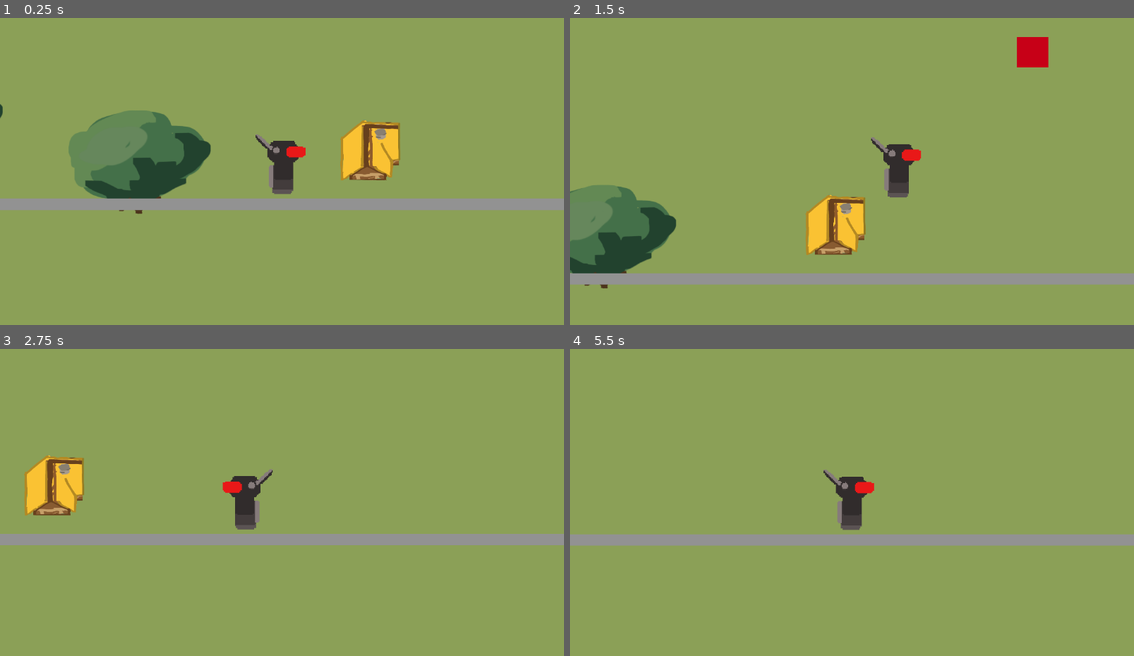
Above: before the commit, frames 1-4 (two rows, left to right).
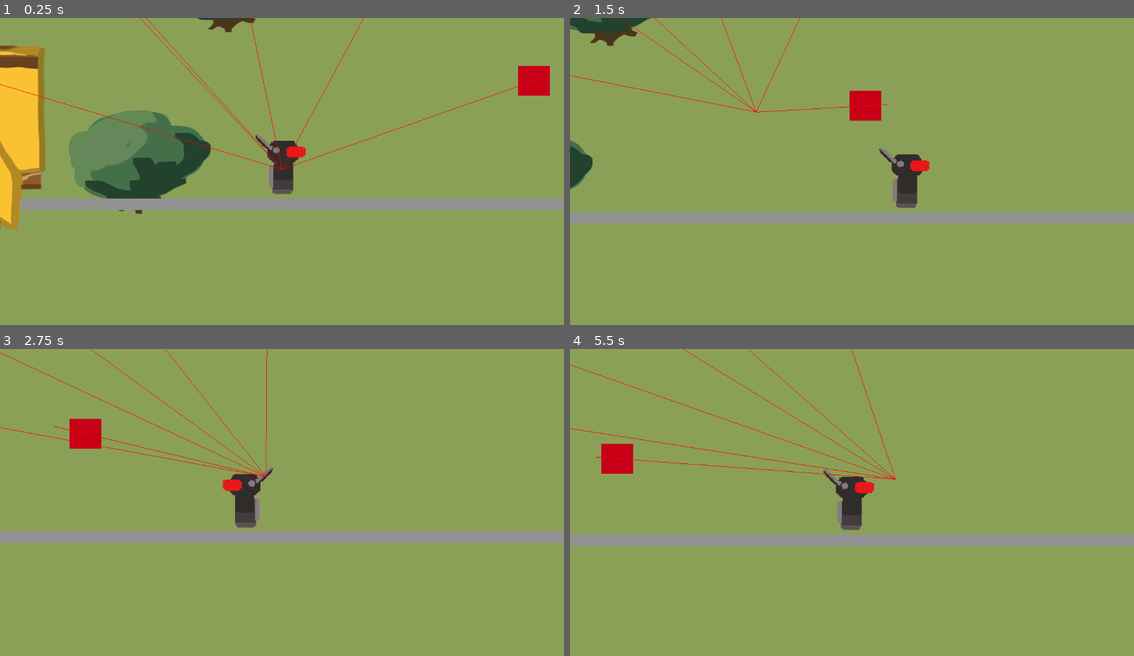
Above: after the commit, the same moments.

Repository: sophieTheProgrammer/queblejam
Game: Godot game, scene res://scenes/level_1.tscn
Two runs of this game, one before a commit and one after it. Both use one fixed random seed, a clock stepped at 60 frames per second and the inputs below. Before the commit the project starts from res://scenes/game.tscn.
Inputs:
- Up to frame 1 (0.25 s): no input
- Up to frame 2 (1.5 s): hold Right (Right) from 0.53 s (still down); tap Space (Jump) at 0.77 s
- Up to frame 3 (2.75 s): tap Space (Jump) at 1.52 s; release Right (Right) at 2.03 s; hold Left (Left) from 2.03 s (still down)
- Up to frame 4 (5.5 s): release Left (Left) at 2.78 s; hold Right (Right) 2.78-4.28 s; tap Space (Jump) at 3.02, 3.77, 4.52 s; hold Left (Left) 4.28-5.03 s; hold Right (Right) from 5.03 s (still down)

The runs differ from the first frame. In frame 1, 7.2% of the frame differs, in the area x 0-98%, y 0-69%; in frame 2, 16%, in the area x 0-100%, y 0-89%; in frame 3, 4.8%; in frame 4, 1.3%.

Commit message:
"level 1" done

Diff:
--- a/scenes/game.tscn
+++ /dev/null
@@ -1,66 +0,0 @@
-[gd_scene format=3 uid="uid://ygmskydwuf8"]
-
-[ext_resource type="PackedScene" uid="uid://fqnpaxidr784" path="res://scenes/player.tscn" id="1_80nbo"]
-[ext_resource type="PackedScene" uid="uid://bey60bmk2kegn" path="res://scenes/tree.tscn" id="1_e2o6t"]
-[ext_resource type="PackedScene" uid="uid://ciuakvp37r8bx" path="res://scenes/enemy.tscn" id="1_feb5d"]
-[ext_resource type="PackedScene" uid="uid://c8nmx000lemsv" path="res://scenes/portal.tscn" id="4_lbhrr"]
-[ext_resource type="Script" uid="uid://cxjff7owyceba" path="res://scripts/game_manager.gd" id="5_iywne"]
-[ext_resource type="PackedScene" uid="uid://cn2rabxmse2ls" path="res://scenes/house.tscn" id="6_p57ef"]
-
-[sub_resource type="WorldBoundaryShape2D" id="WorldBoundaryShape2D_80nbo"]
-
-[sub_resource type="NavigationPolygon" id="NavigationPolygon_feb5d"]
-vertices = PackedVector2Array(841.52344, -1471.8672, 1116.9609, 8.953125, -2663.4219, -5.953125, -2593.4297, -1237.1719, -940.27344, -1669.8516)
-polygons = Array[PackedInt32Array]([PackedInt32Array(0, 1, 2, 3, 4)])
-outlines = Array[PackedVector2Array]([PackedVector2Array(-2603, -1245, -2674, 4, 1129, 19, 850, -1481, -941, -1680)])
-
-[node name="game" type="Node2D" unique_id=200994837]
-
-[node name="enemy" parent="." unique_id=1635071808 node_paths=PackedStringArray("Goal") instance=ExtResource("1_feb5d")]
-position = Vector2(1115, -892)
-Goal = NodePath("../player")
-
-[node name="player" parent="." unique_id=575009404 instance=ExtResource("1_80nbo")]
-position = Vector2(-27, -123)
-
-[node name="tree" parent="." unique_id=1293499122 instance=ExtResource("1_e2o6t")]
-position = Vector2(-598, -151)
-
-[node name="tree2" parent="." unique_id=1956730079 instance=ExtResource("1_e2o6t")]
-position = Vector2(-2110, -690)
-
-[node name="tree3" parent="." unique_id=593895605 instance=ExtResource("1_e2o6t")]
-position = Vector2(-1431, -305)
-
-[node name="tree4" parent="." unique_id=1082649861 instance=ExtResource("1_e2o6t")]
-position = Vector2(-912, -1142)
-
-[node name="StaticBody2D" type="StaticBody2D" parent="." unique_id=743750651]
-
-[node name="CollisionShape2D" type="CollisionShape2D" parent="StaticBody2D" unique_id=260387551]
-shape = SubResource("WorldBoundaryShape2D_80nbo")
-
-[node name="ColorRect" type="ColorRect" parent="StaticBody2D" unique_id=860932114]
-offset_left = -2600.0
-offset_top = -6.0
-offset_right = 3763.0
-offset_bottom = 40.0
-color = Color(0.5709799, 0.5709799, 0.5709799, 1)
-
-[node name="portal" parent="." unique_id=452576932 instance=ExtResource("4_lbhrr")]
-position = Vector2(-795, -1782)
-
-[node name="game_manager" type="Node2D" parent="." unique_id=474106210]
-script = ExtResource("5_iywne")
-
-[node name="UntitledArtwork" type="Sprite2D" parent="." unique_id=944416996]
-position = Vector2(1921, -397)
-
-[node name="house" parent="." unique_id=273667713 instance=ExtResource("6_p57ef")]
-position = Vector2(329, -196)
-script = null
-
-[node name="NavigationRegion2D" type="NavigationRegion2D" parent="." unique_id=1527148839]
-navigation_polygon = SubResource("NavigationPolygon_feb5d")
-
-[connection signal="player_entered" from="portal" to="game_manager" method="_on_portal_player_entered"]
--- a/scenes/house.tscn
+++ b/scenes/house.tscn
@@ -1,17 +1,15 @@
 [gd_scene format=3 uid="uid://cn2rabxmse2ls"]
 
-[ext_resource type="Script" path="res://scripts/house.gd" id="1_d7po0"]
 [ext_resource type="Texture2D" uid="uid://cwhtqjs1hgygk" path="res://art/house.png" id="2_qtlar"]
-
-[sub_resource type="ConvexPolygonShape2D" id="ConvexPolygonShape2D_qtlar"]
-points = PackedVector2Array(541, -509, -141, -576, -535, -234, -526, 488, 489, 497)
 
 [node name="house" type="AnimatableBody2D" unique_id=273667713]
 scale = Vector2(0.22, 0.22)
-script = ExtResource("1_d7po0")
 
 [node name="Sprite2D" type="Sprite2D" parent="." unique_id=610835347]
+scale = Vector2(0.73250484, 0.73250484)
 texture = ExtResource("2_qtlar")
 
-[node name="CollisionShape2D" type="CollisionShape2D" parent="." unique_id=213612028]
-shape = SubResource("ConvexPolygonShape2D_qtlar")
+[node name="CollisionPolygon2D" type="CollisionPolygon2D" parent="." unique_id=761495194]
+position = Vector2(1.3436556, -9.403742)
+scale = Vector2(0.7044488, 0.7044492)
+polygon = PackedVector2Array(-127.27273, -572.7273, 540.90906, -504.54544, 509.0909, 481.81818, -527.2727, 509.0909, -531.8182, -259.0909)
--- /dev/null
+++ b/scenes/level_1.tscn
@@ -0,0 +1,124 @@
+[gd_scene format=3 uid="uid://ygmskydwuf8"]
+
+[ext_resource type="PackedScene" uid="uid://ciuakvp37r8bx" path="res://scenes/enemy.tscn" id="1_fcfvj"]
+[ext_resource type="PackedScene" uid="uid://fqnpaxidr784" path="res://scenes/player.tscn" id="2_pa8r4"]
+[ext_resource type="PackedScene" uid="uid://bey60bmk2kegn" path="res://scenes/tree.tscn" id="3_15mv3"]
+[ext_resource type="PackedScene" uid="uid://c8nmx000lemsv" path="res://scenes/portal.tscn" id="4_e3sih"]
+[ext_resource type="Script" path="res://scripts/game_manager.gd" id="5_2y5yt"]
+[ext_resource type="PackedScene" uid="uid://cn2rabxmse2ls" path="res://scenes/house.tscn" id="6_2os1m"]
+
+[sub_resource type="NavigationPolygon" id="NavigationPolygon_feb5d"]
+vertices = PackedVector2Array(2746.4688, -3140.1484, 2977.2422, 19.992188, -5042.9063, 17, -5014.039, -3472.6797, -2362.8516, -5278.6797)
+polygons = Array[PackedInt32Array]([PackedInt32Array(0, 1, 2, 3, 4)])
+outlines = Array[PackedVector2Array]([PackedVector2Array(-5024, -3478, -5053, 27, 2988, 30, 2756, -3147, -2364, -5290)])
+
+[sub_resource type="WorldBoundaryShape2D" id="WorldBoundaryShape2D_80nbo"]
+
+[node name="leve-1" type="Node2D" unique_id=200994837]
+
+[node name="NavigationRegion2D" type="NavigationRegion2D" parent="." unique_id=1527148839]
+navigation_polygon = SubResource("NavigationPolygon_feb5d")
+
+[node name="enemy" parent="." unique_id=1635071808 node_paths=PackedStringArray("Goal") instance=ExtResource("1_fcfvj")]
+position = Vector2(1018, -491)
+Goal = NodePath("../player")
+
+[node name="enemy2" parent="." unique_id=1707054168 node_paths=PackedStringArray("Goal") instance=ExtResource("1_fcfvj")]
+position = Vector2(-1590, -1787)
+Goal = NodePath("../player")
+
+[node name="enemy3" parent="." unique_id=260847523 node_paths=PackedStringArray("Goal") instance=ExtResource("1_fcfvj")]
+position = Vector2(-687, -3254)
+Goal = NodePath("../player")
+
+[node name="enemy4" parent="." unique_id=1602384937 node_paths=PackedStringArray("Goal") instance=ExtResource("1_fcfvj")]
+position = Vector2(1708, -3335)
+Goal = NodePath("../player")
+
+[node name="enemy5" parent="." unique_id=686659329 node_paths=PackedStringArray("Goal") instance=ExtResource("1_fcfvj")]
+position = Vector2(-3411, -3901)
+Goal = NodePath("../player")
+
+[node name="enemy6" parent="." unique_id=1714825732 node_paths=PackedStringArray("Goal") instance=ExtResource("1_fcfvj")]
+position = Vector2(-3565, -1191)
+Goal = NodePath("../player")
+
+[node name="player" parent="." unique_id=575009404 instance=ExtResource("2_pa8r4")]
+position = Vector2(-27, -123)
+
+[node name="tree" parent="." unique_id=1293499122 instance=ExtResource("3_15mv3")]
+position = Vector2(-598, -151)
+
+[node name="tree2" parent="." unique_id=1956730079 instance=ExtResource("3_15mv3")]
+position = Vector2(-2110, -690)
+
+[node name="tree3" parent="." unique_id=593895605 instance=ExtResource("3_15mv3")]
+position = Vector2(-240, -879)
+
+[node name="tree8" parent="." unique_id=1846803899 instance=ExtResource("3_15mv3")]
+position = Vector2(-2261, -1772)
+
+[node name="tree9" parent="." unique_id=738252183 instance=ExtResource("3_15mv3")]
+position = Vector2(-2349, -3311)
+
+[node name="tree6" parent="." unique_id=1383033411 instance=ExtResource("3_15mv3")]
+position = Vector2(-1461, -2337)
+
+[node name="tree6" parent="tree6" unique_id=1426032121 instance=ExtResource("3_15mv3")]
+position = Vector2(-1657, -487)
+
+[node name="tree7" parent="." unique_id=1177807440 instance=ExtResource("3_15mv3")]
+position = Vector2(-769, -1958)
+
+[node name="tree5" parent="." unique_id=1281635400 instance=ExtResource("3_15mv3")]
+position = Vector2(67, -2585)
+
+[node name="tree4" parent="." unique_id=1082649861 instance=ExtResource("3_15mv3")]
+position = Vector2(876, -2433)
+
+[node name="StaticBody2D" type="StaticBody2D" parent="." unique_id=743750651]
+
+[node name="CollisionShape2D" type="CollisionShape2D" parent="StaticBody2D" unique_id=260387551]
+shape = SubResource("WorldBoundaryShape2D_80nbo")
+
+[node name="ColorRect" type="ColorRect" parent="StaticBody2D" unique_id=860932114]
+offset_left = -2600.0
+offset_top = -6.0
+offset_right = 3763.0
+offset_bottom = 40.0
+color = Color(0.5709799, 0.5709799, 0.5709799, 1)
+
+[node name="portal" parent="." unique_id=452576932 instance=ExtResource("4_e3sih")]
+position = Vector2(-2562, -3897)
+
+[node name="game_manager" type="Node2D" parent="." unique_id=474106210]
+script = ExtResource("5_2y5yt")
+
+[node name="UntitledArtwork" type="Sprite2D" parent="." unique_id=944416996]
+position = Vector2(1921, -397)
+
+[node name="house6" parent="." unique_id=273667713 instance=ExtResource("6_2os1m")]
+position = Vector2(-1208, -3909)
+scale = Vector2(1, 1)
+
+[node name="house5" parent="." unique_id=226044333 instance=ExtResource("6_2os1m")]
+position = Vector2(-4043, -2262)
+scale = Vector2(1, 1)
+
+[node name="house4" parent="." unique_id=581569659 instance=ExtResource("6_2os1m")]
+position = Vector2(-3073, -1921)
+scale = Vector2(1, 1)
+
+[node name="house3" parent="." unique_id=1505400630 instance=ExtResource("6_2os1m")]
+position = Vector2(1709, -1844)
+scale = Vector2(1, 1)
+
+[node name="house2" parent="." unique_id=381925926 instance=ExtResource("6_2os1m")]
+position = Vector2(644, -1334)
+scale = Vector2(1, 1)
+
+[node name="house" parent="." unique_id=822725947 instance=ExtResource("6_2os1m")]
+position = Vector2(-1366, -233)
+scale = Vector2(1, 1)
+
+[connection signal="player_entered" from="portal" to="game_manager" method="_on_portal_player_entered"]
--- a/scenes/tree.tscn
+++ b/scenes/tree.tscn
@@ -3,8 +3,8 @@
 [ext_resource type="Texture2D" uid="uid://g7huycvsknj0" path="res://art/tree.png" id="1_avsvi"]
 
 [sub_resource type="CapsuleShape2D" id="CapsuleShape2D_avsvi"]
-radius = 68.0
-height = 257.49997
+radius = 251.24997
+height = 637.49994
 
 [node name="tree" type="AnimatableBody2D" unique_id=1956730079]
 
--- a/scripts/enemy.gd
+++ b/scripts/enemy.gd
@@ -1,6 +1,6 @@
 extends CharacterBody2D
 const movement_speed= 10000.0
-const RESET = preload("res://scenes/game.tscn")
+const RESET = preload("res://scenes/level_1.tscn")
 @export var Goal: Node = null
 @onready var navigation: NavigationAgent2D = $NavigationAgent2D
 @onready var timer: Timer = $Timer
--- a/scripts/global.gd
+++ b/scripts/global.gd
@@ -1,2 +1,2 @@
 extends Node
-@export var debug = true
+@export var debug = false
--- a/scripts/player.gd
+++ b/scripts/player.gd
@@ -3,7 +3,7 @@
 const SPEED = 1200.0
 const JUMP_VELOCITY = -1900.0
 const GRAVITY = 4000
-const coyote_frames = 3  # How many in-air frames to allow jumping
+const coyote_frames = 6  # How many in-air frames to allow jumping
 var coyote = false  # Track whether we're in coyote time or not
 var last_floor = false  # Last frame's on-floor state
 var jumping = false
Not shown: 1 places in scenes/portal.tscn that only renumber resources
